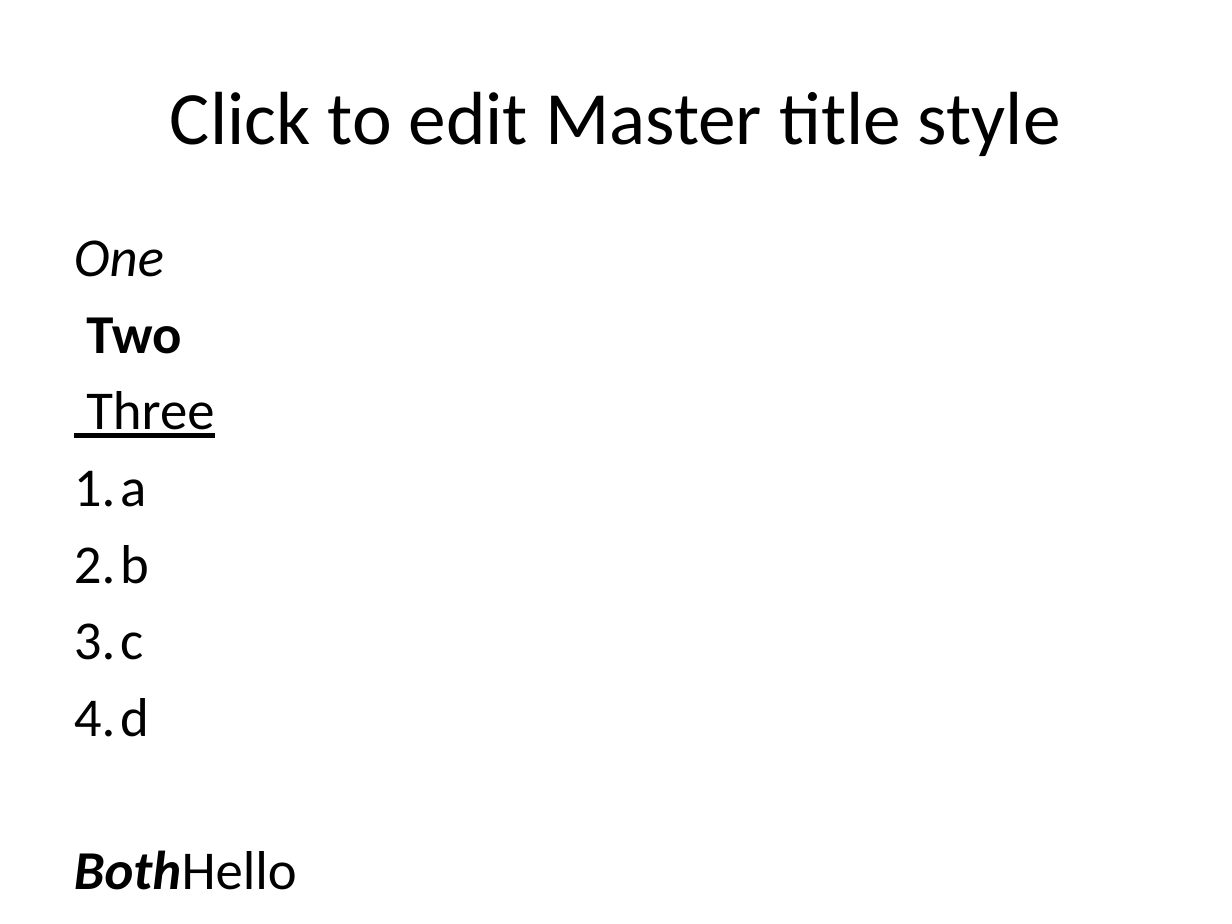
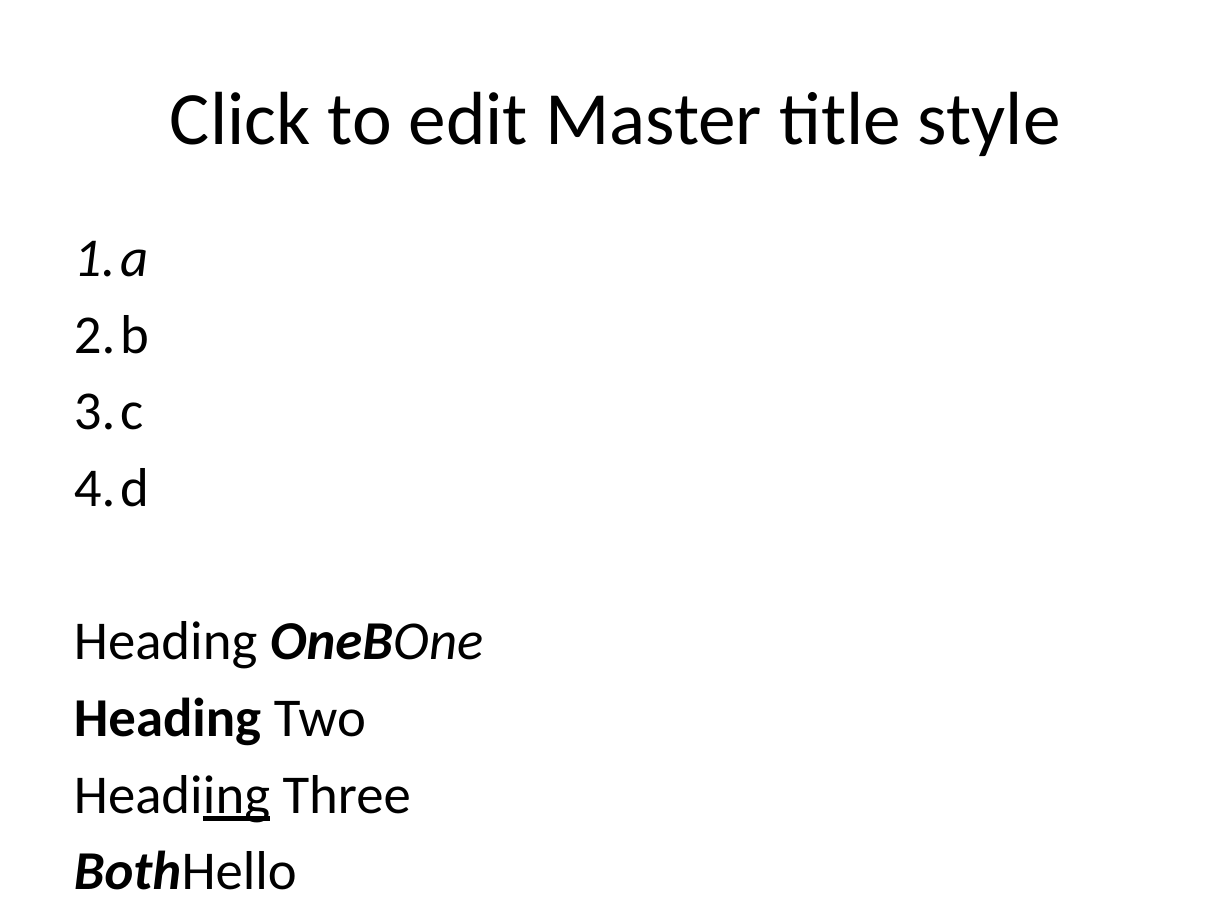
Before and after one commit to oroborous/html-to-apache-poi-converter, a slide deck: slide 1 of output.pptx. Drawn at 1232x924 pixels with LibreOffice and Linux fonts; fonts in the diff are those of the drawing. Boxes give left, top, right and bottom in pixels: in the first picture for what was removed or moved away, otherwise in the second. Text is boxed around its words. In the diff, an @@ line names an element or a change of style, - is before the commit and + after.

```diff
--- a/output.pptx
+++ b/output.pptx
@@ text at <box>74,240,214,438</box>: paragraphs removed @@
-One
-Two
-Three
@@ text at <box>74,240,148,277</box>: italic on in "a"; bold off in "Bold" @@
@@ text at <box>74,621,483,823</box>: paragraphs added @@
+Heading OneBOne
+Heading Two
+Headiing Three
```
Also in this commit, not shown: 2 other files.
